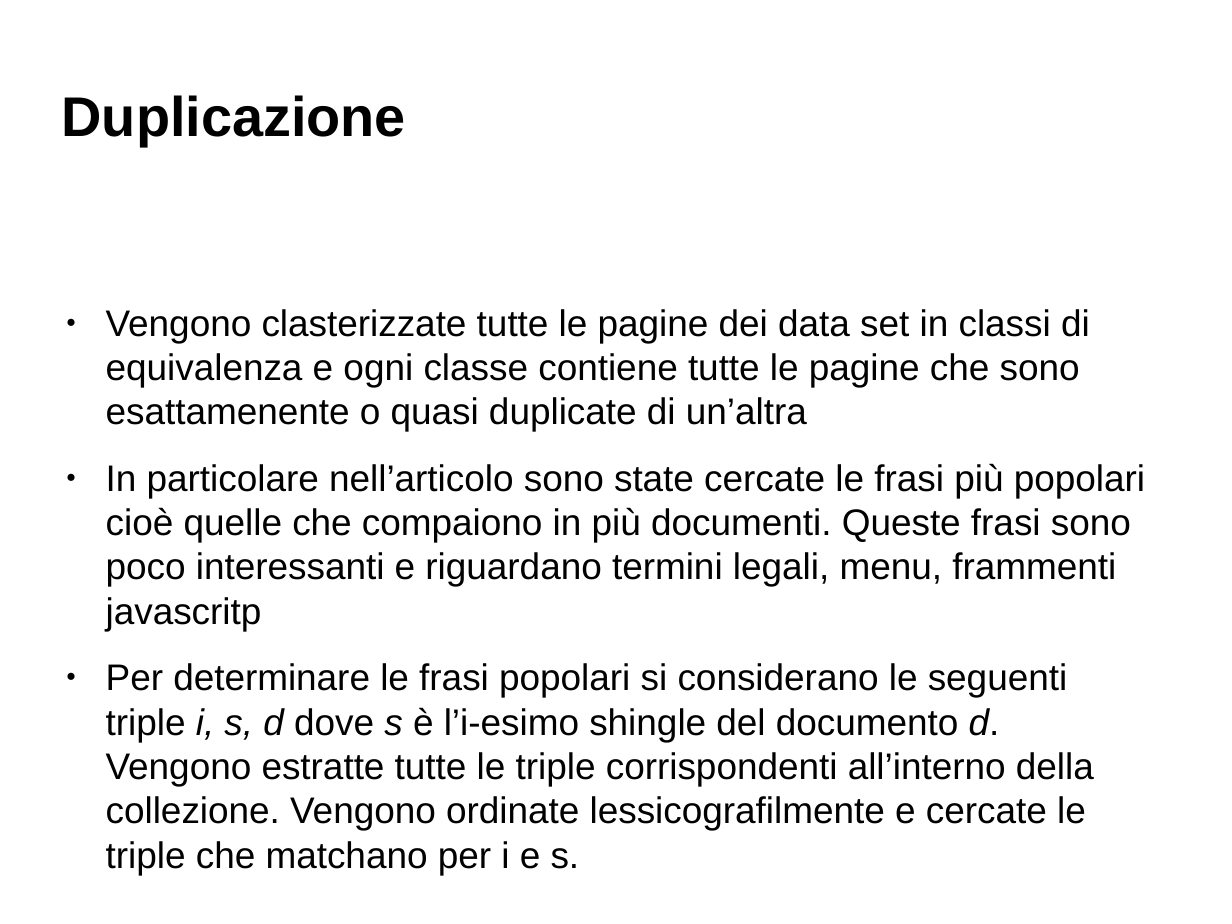
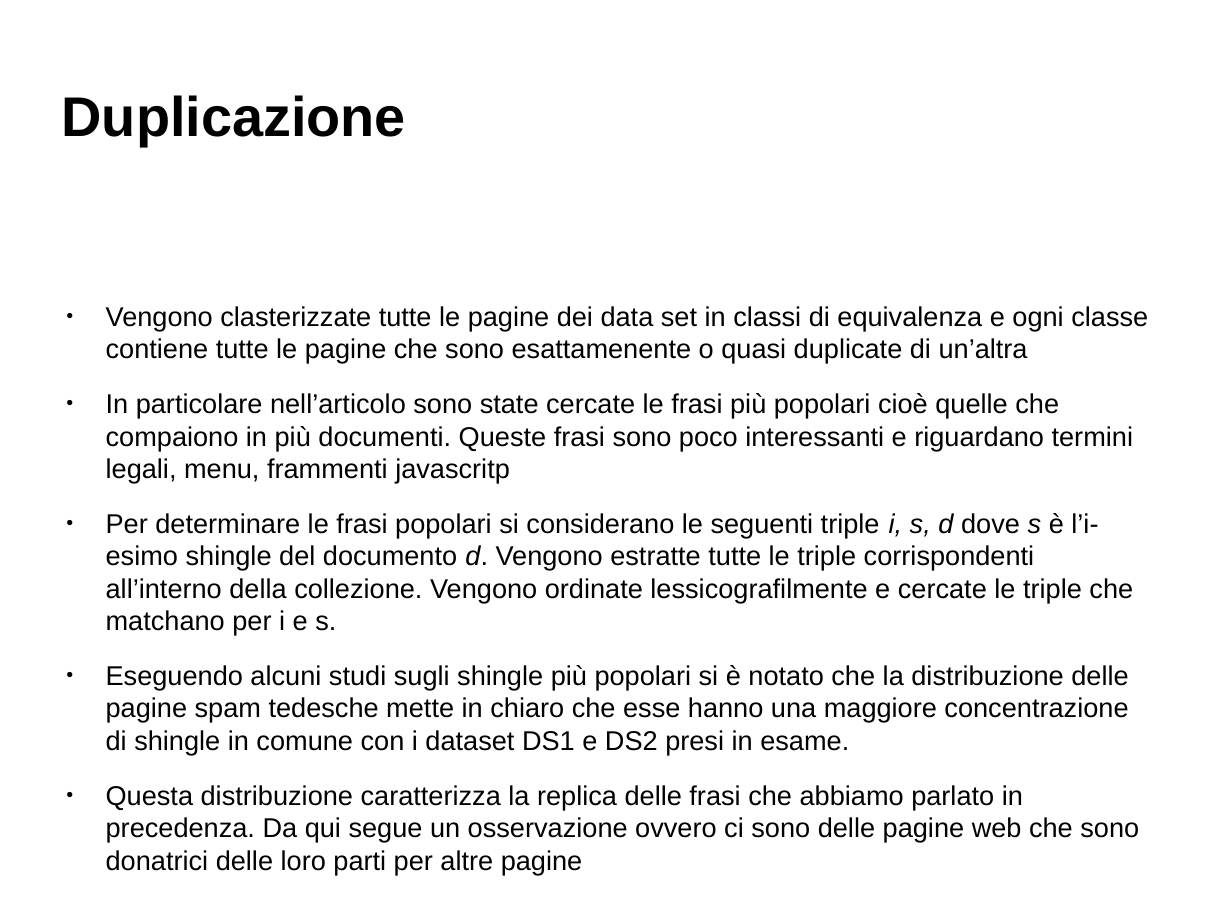
Before and after one commit to Toolanto/presentation, a slide deck: slide 28 of presentazione.odp. Drawn at 1232x924 pixels with LibreOffice and Linux fonts; fonts in the diff are those of the drawing; background and template pictures are left out. Boxes give left, top, right and bottom in pixels: in the first picture for what was removed or moved away, otherwise in the second. Text is boxed around its words. In the diff, an @@ line names an element or a change of style, - is before the commit and + after.

```diff
--- a/presentazione.odp
+++ b/presentazione.odp
@@ text at box(106, 306, 1148, 635): size 23.8 to 17.5 pt in "Vengono clasterizzate tutte le pagine dei data ...", "In particolare nell’articolo sono state cercate le ...", "Per determinare le frasi popolari si considerano ..." @@
@@ text at box(106, 665, 1139, 875): paragraphs added @@
+● Eseguendo alcuni studi sugli shingle più popolari si è notato che la distribuzione delle pagine spam tedesche mette in chiaro che esse hanno una maggiore concentrazione di shingle in comune con i dataset DS1 e DS2 presi in esame.
+● Questa distribuzione caratterizza la replica delle frasi che abbiamo parlato in precedenza. Da qui segue un osservazione ovvero ci sono delle pagine web che sono donatrici delle loro parti per altre pagine
```
Also in this commit, not shown: 15 other slides changed, 8 slides added, 1 slide removed, 1 other file.
